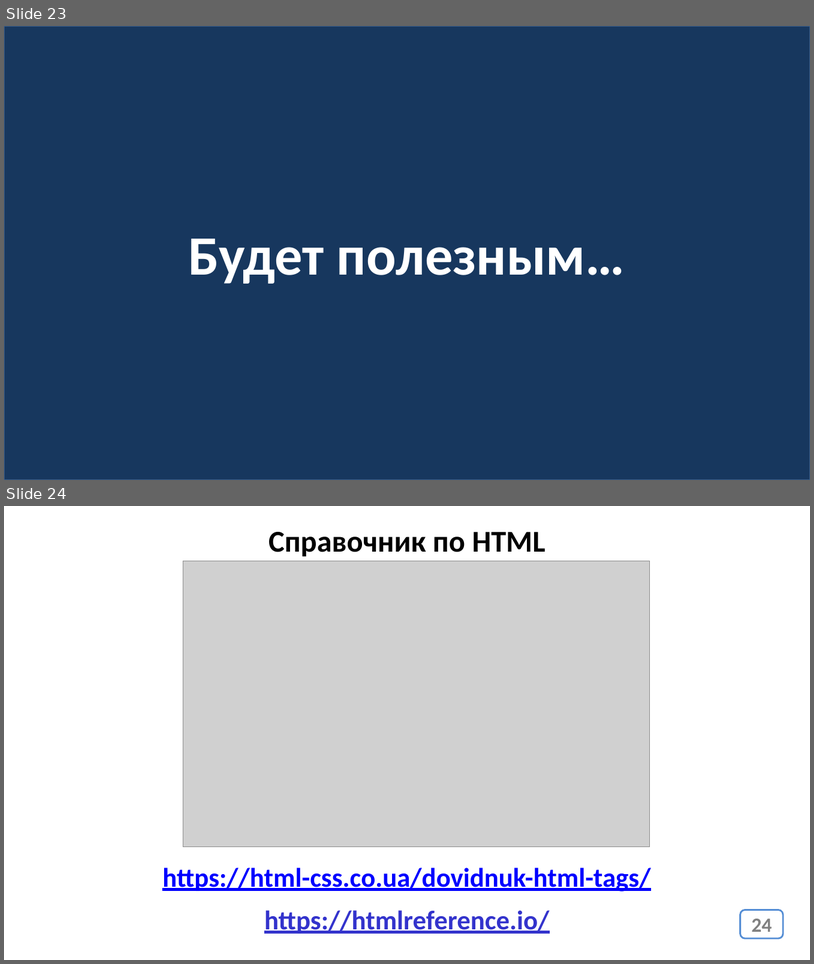
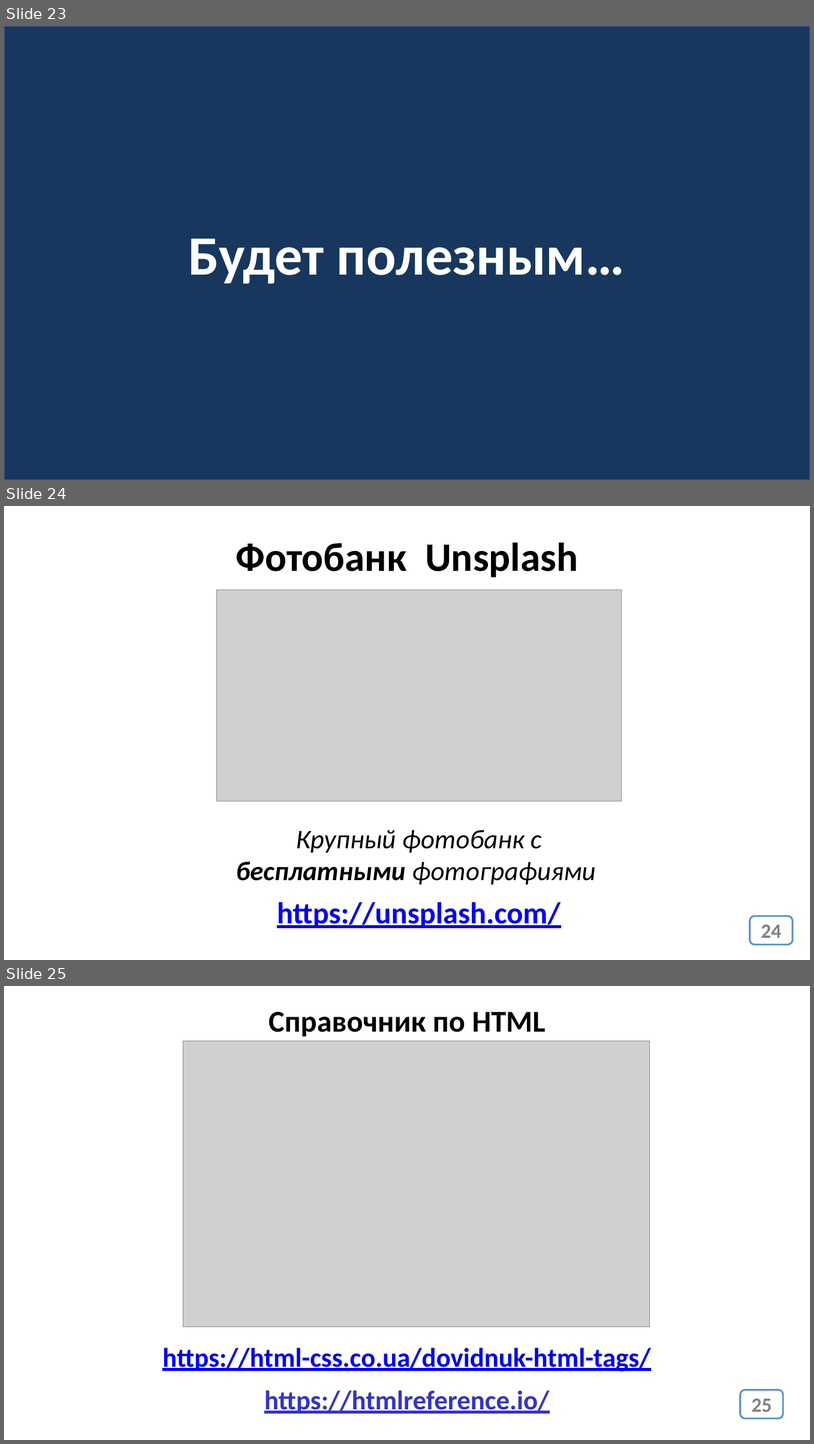
Before and after one commit to web51-ortdnipro/lesson02, a slide deck: lesson02.pptx. Shown one above the other, each under a label of ours: slides 23 and 24 before the commit, slides 23, 24 and 25 after it. The pictures are 814x964 and 814x1444 pixels, drawn with LibreOffice and Linux fonts; fonts in the diff are those of the drawing; grey boxes stand for pictures. Boxes give left, top, right and bottom in pixels: in the first picture for what was removed or moved away, otherwise in the second. Text is boxed around its words. In the diff, an @@ line names an element or a change of style, - is before the commit and + after.

```diff
--- a/lesson02.pptx
+++ b/lesson02.pptx
@@ slide 24 added at (4,506,810,960), background #FFFFFF @@
@@ text added at (236,543,578,577), 48 pt, text #000000, bold @@
+Фотобанк Unsplash
@@ picture added at (217,590,622,801) @@
@@ text added at (236,829,596,885), 32 pt, text #000000, italic @@
+Крупный фотобанк с бесплатными фотографиями
@@ text added at (277,901,561,928), 36 pt, text #0000FF, bold, underline @@
+https://unsplash.com/
@@ page number added at (750,916,794,944), fill #FFFFFF, outline #558ED5 2 pt, 24 pt, text #808080, bold @@
+24
@@ what was slide 24 is now slide 25 @@
@@ page number at (752,1398,772,1411): text changed @@
-24
+25
```
Also in this commit, not shown: 1 other file.
